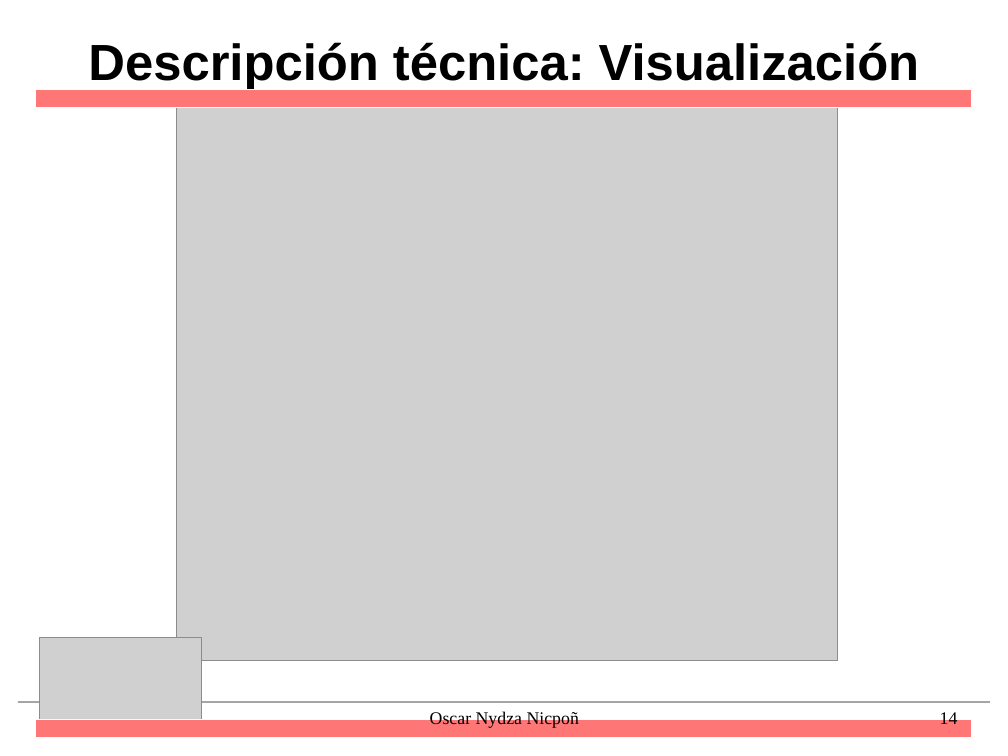
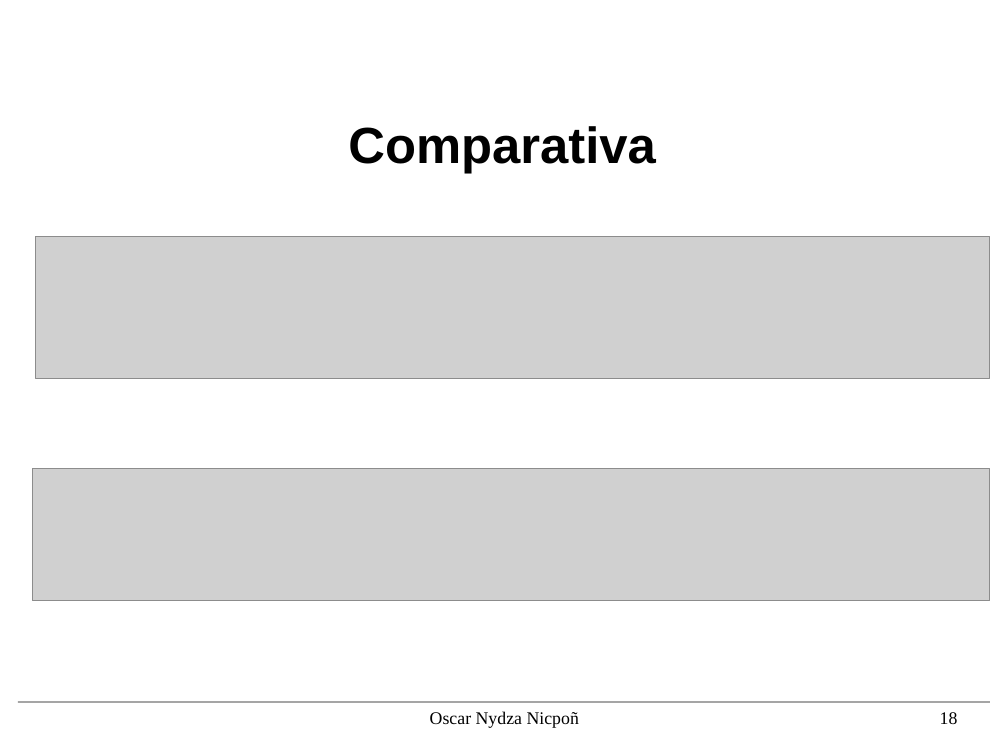
Before and after one commit to nipsn/Spark-TFG, a slide deck: slide 18 of presentacion/diapos.odp (slide 14 before the commit). Drawn at 1008x756 pixels with LibreOffice and Linux fonts; fonts in the diff are those of the drawing; grey boxes stand for pictures; background and template pictures are left out. Boxes give left, top, right and bottom in pixels: in the first picture for what was removed or moved away, otherwise in the second. Text is boxed around its words. In the diff, an @@ line names an element or a change of style, - is before the commit and + after.

```diff
--- a/presentacion/diapos.odp
+++ b/presentacion/diapos.odp
@@ title removed at (x1=88, y1=42, x2=920, y2=89) @@
-Descripción técnica: Visualización
@@ rectangle removed at (x1=36, y1=90, x2=972, y2=108) @@
@@ title added at (x1=348, y1=126, x2=655, y2=174), 40 pt, text #000000, bold @@
+Comparativa
@@ picture resized from (x1=177, y1=98, x2=838, y2=660) to (x1=36, y1=236, x2=990, y2=378) @@
@@ picture resized from (x1=39, y1=638, x2=201, y2=731) to (x1=32, y1=468, x2=991, y2=601) @@
@@ page number at (x1=940, y1=712, x2=958, y2=724): text changed @@
-14
+18
@@ rectangle removed at (x1=36, y1=720, x2=972, y2=738) @@
```
Also in this commit, not shown: 12 other slides changed, 6 slides added, 6 slides removed, 3 other files.
